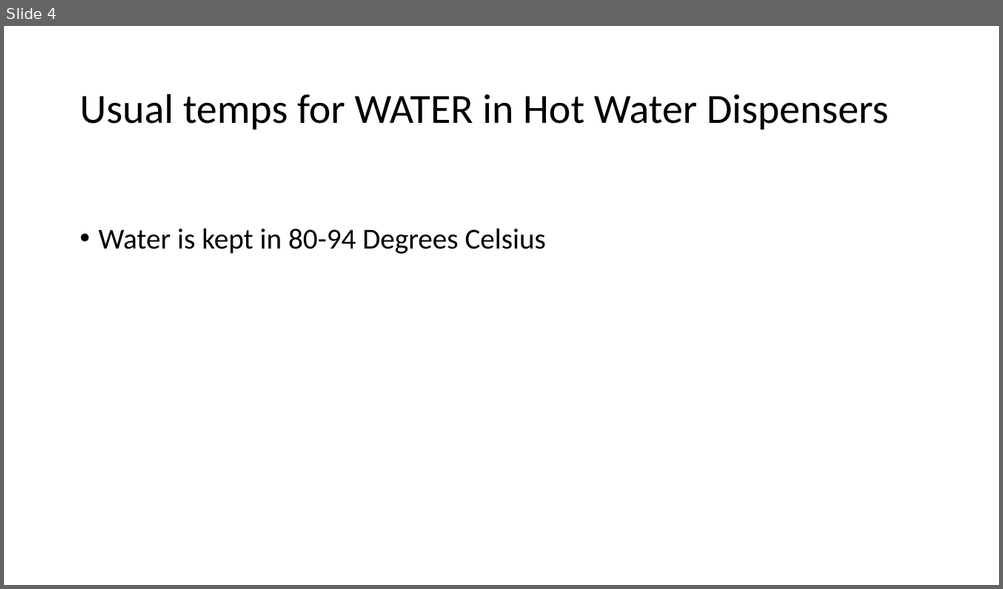
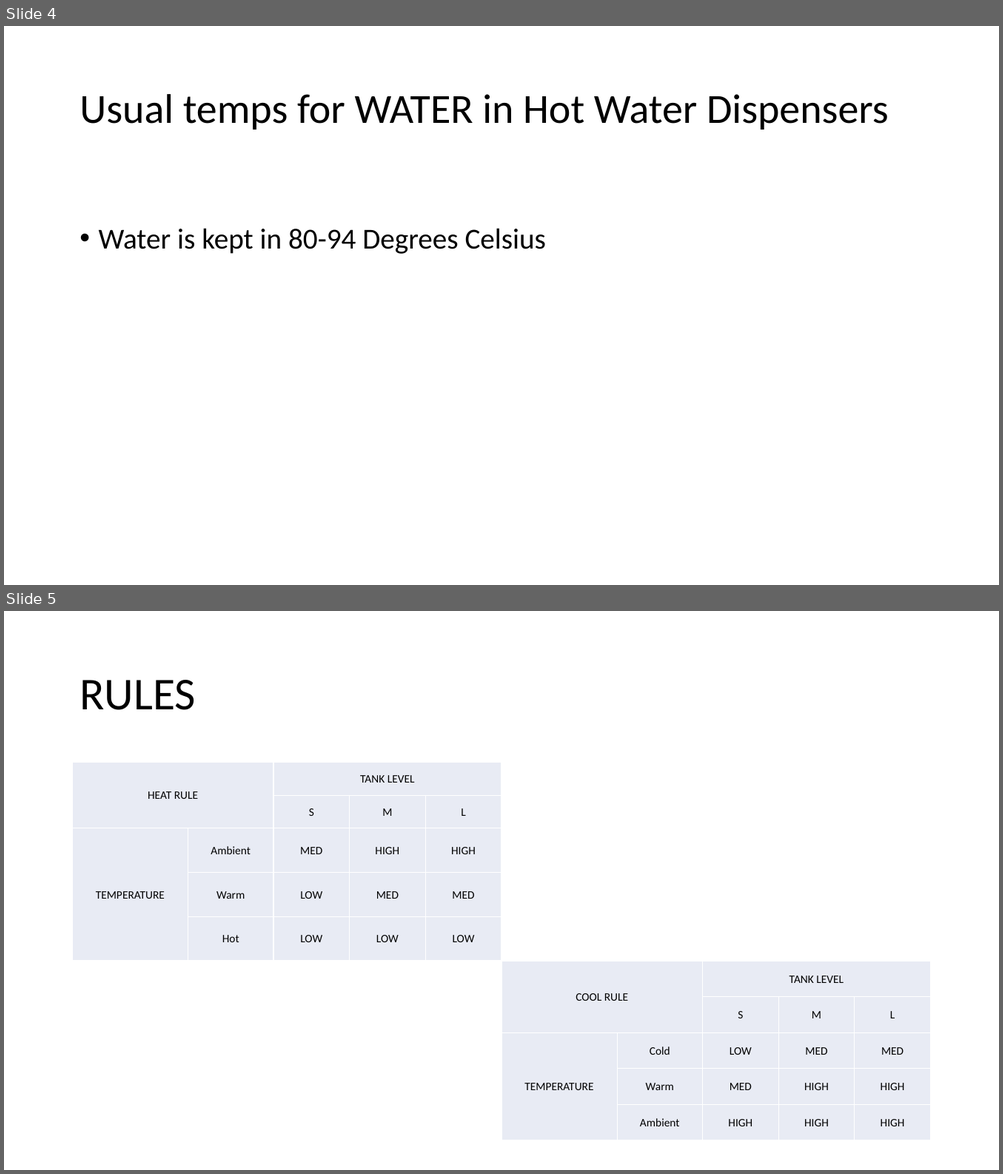
Before and after one commit to genepaulz/MyFuzzy, a slide deck: TEAM TAMAD.pptx. Shown one above the other, each under a label of ours: slide 4 before the commit, slides 4 and 5 after it. The pictures are 1003x589 and 1003x1174 pixels, drawn with LibreOffice and Linux fonts; fonts in the diff are those of the drawing. Boxes give left, top, right and bottom in pixels: in the first picture for what was removed or moved away, otherwise in the second. Text is boxed around its words. In the diff, an @@ line names an element or a change of style, - is before the commit and + after.

```diff
--- a/TEAM TAMAD.pptx
+++ b/TEAM TAMAD.pptx
@@ slide 5 added at <box>4,611,999,1170</box>, background #FFFFFF @@
@@ title added at <box>79,680,196,710</box>, 44 pt, text #000000 @@
+RULES
@@ table added at <box>73,763,503,961</box>, 5 rows, 5 columns @@
+HEAT RULE |  | TANK LEVEL |  | 
+ |  | S | M | L
+TEMPERATURE | Ambient | MED | HIGH | HIGH
+ | Warm | LOW | MED | MED
+ | Hot | LOW | LOW | LOW
@@ table added at <box>502,961,931,1141</box>, 5 rows, 5 columns @@
+COOL RULE |  | TANK LEVEL |  | 
+ |  | S | M | L
+TEMPERATURE | Cold | LOW | MED | MED
+ | Warm | MED | HIGH | HIGH
+ | Ambient | HIGH | HIGH | HIGH
```
Also in this commit, not shown: 8 other files.
